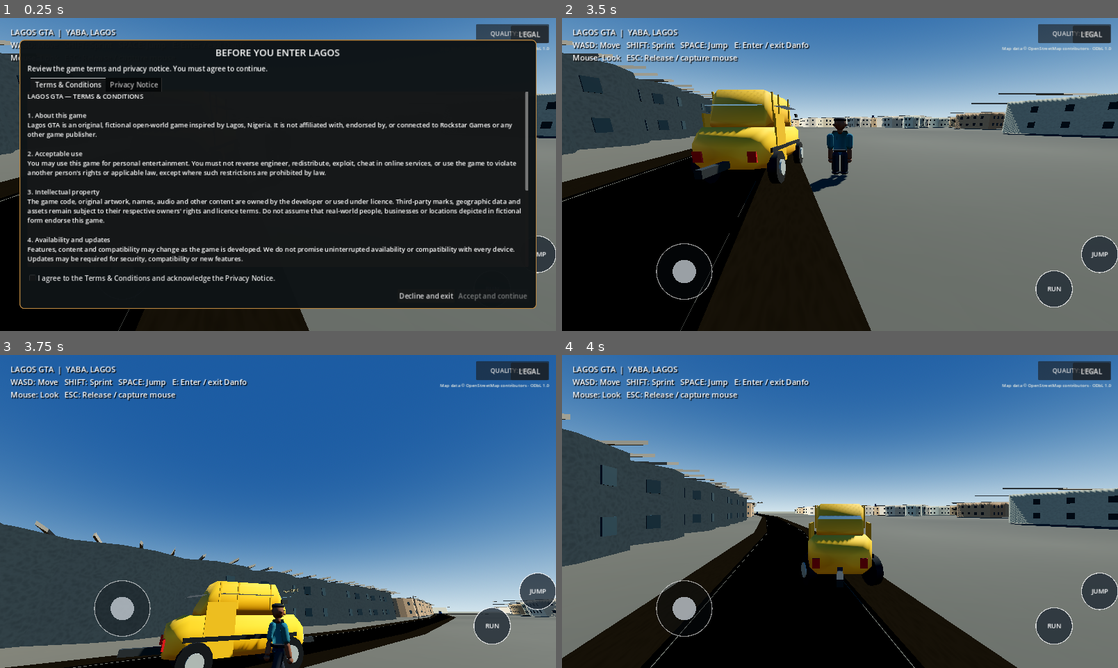
Above: before the commit, frames 1-4 (two rows, left to right).
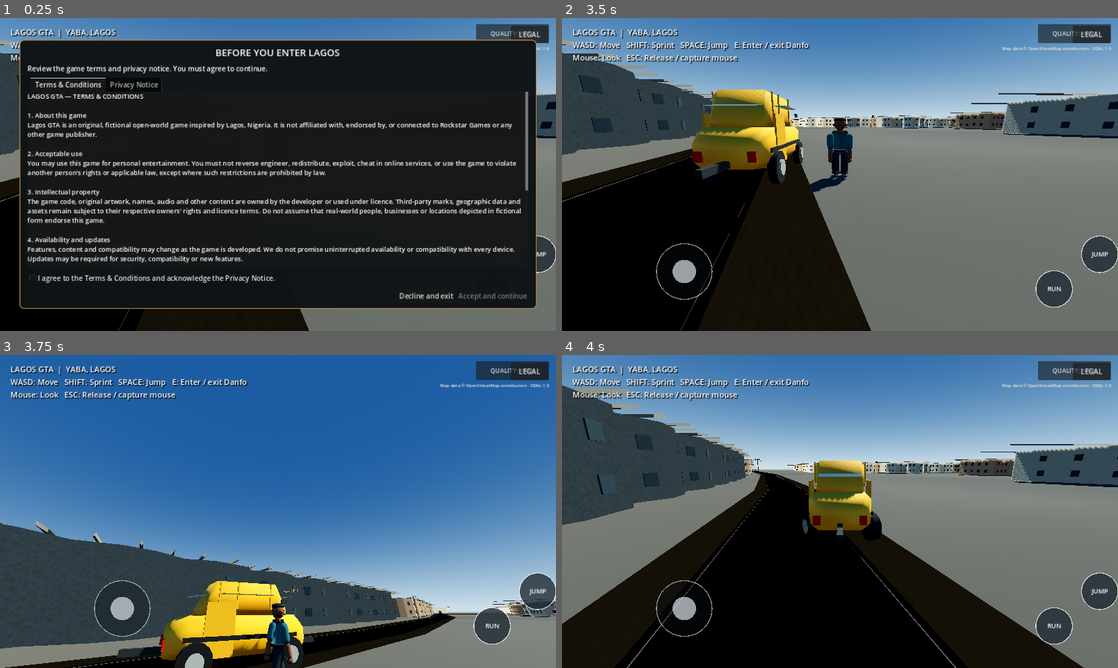
Above: after the commit, the same moments.

Repository: johnAyodele1/lagos-gta
Game: Godot game, scene res://scenes/main.tscn
Two runs of this game, one before a commit and one after it. Both use one fixed random seed, a clock stepped at 60 frames per second and the inputs below.
Inputs (mouse positions are in pixels of both pictures, inside the frame that each line leads up to):
- Up to frame 1 (0.25 s): no input
- Up to frame 2 (3.5 s): click "QUALITY: HIGH" at 0.5 s; click "LEGAL" at 1.25 s; click "I agree to the Terms & Condit…" at 2 s; click "Accept and continue" at 2.75 s
- Up to frame 3 (3.75 s): tap Enter at 3.5 s; move the mouse to (305, 511) at 3.52 s; hold W from 3.53 s (still down); hold Shift from 3.53 s (still down)
- Up to frame 4 (4 s): keep holding W; keep holding Shift; tap Space at 3.77 s

Frames 1-3 are identical in both runs. In frame 4, 56% of the frame differs, in the area x 0-100%, y 0-100%.

Commit message:
fix: retain downward camera pitch after danfo enter and exit

Diff:
--- a/scripts/vehicle_controller.gd
+++ b/scripts/vehicle_controller.gd
@@ -243,7 +243,7 @@
 	player.camera.rotation = Vector3(deg_to_rad(-12.0), 0.0, 0.0)
 	player.camera_pivot.collision_mask = WORLD_COLLISION_LAYER
 	player.camera.position = Vector3.ZERO
-	player.camera.rotation = Vector3.ZERO
+	player.camera.rotation = Vector3(deg_to_rad(-12.0), 0.0, 0.0)
 
 func _find_safe_exit_position(player: Node) -> Vector3:
 	var capsule := CapsuleShape3D.new()
@@ -286,7 +286,7 @@
 	player.camera.rotation = Vector3(deg_to_rad(-14.0), 0.0, 0.0)
 	player.camera_pivot.collision_mask = WORLD_COLLISION_LAYER
 	player.camera.position = Vector3.ZERO
-	player.camera.rotation = Vector3.ZERO
+	player.camera.rotation = Vector3(deg_to_rad(-14.0), 0.0, 0.0)
 	player.global_position = safe_position
 	player.velocity = Vector3.ZERO
 	player.collision_layer = _driver_collision_layer
